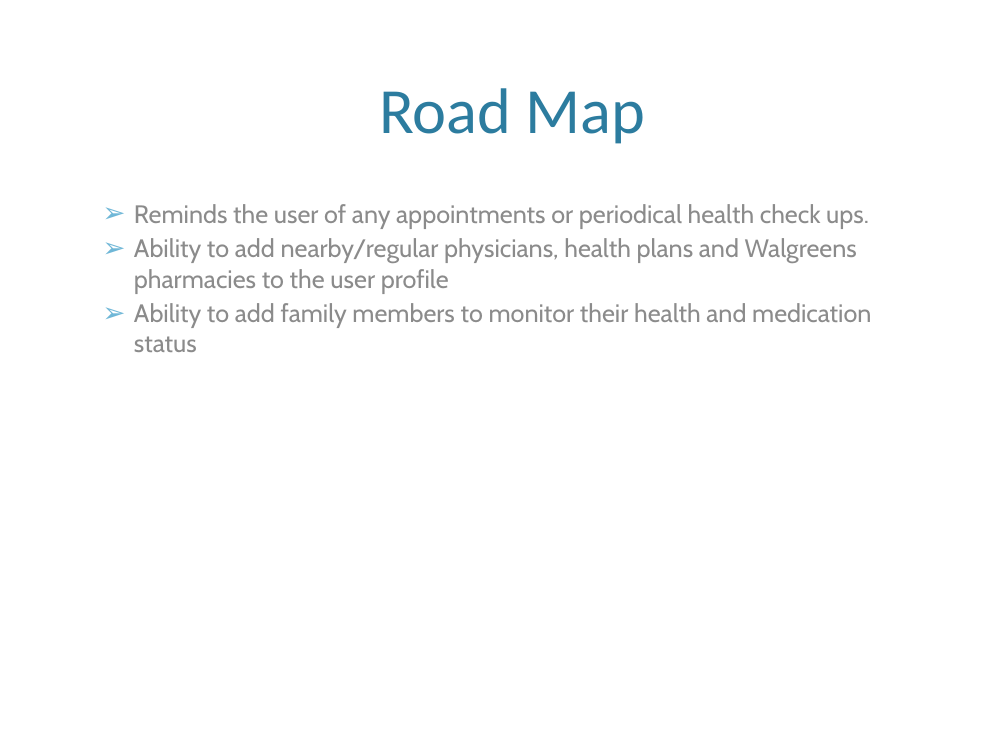
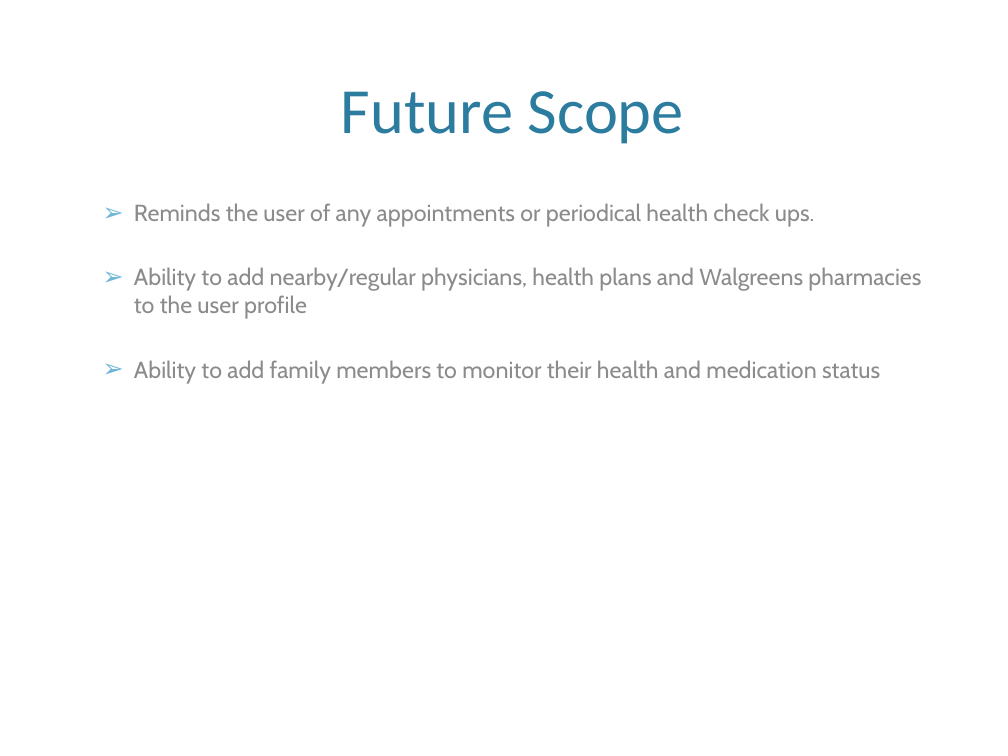
Before and after one commit to venkatesh891/CS5200, a slide deck: slide 22 of DroidNurse.pptx (slide 5 before the commit). Drawn at 1008x756 pixels with LibreOffice and Linux fonts; fonts in the diff are those of the drawing; background and template pictures are left out. Boxes give left, top, right and bottom in pixels: in the first picture for what was removed or moved away, otherwise in the second. Text is boxed around its words. In the diff, an @@ line names an element or a change of style, - is before the commit and + after.

```diff
--- a/DroidNurse.pptx
+++ b/DroidNurse.pptx
@@ title at [341,91,684,144]: text changed @@
-Road Map
+Future Scope
@@ text "Reminds the user of any ..." at [134,203,921,384]: size 18 to 16.6 pt @@
```
Also in this commit, not shown: 3 other slides changed, 5 other files.
